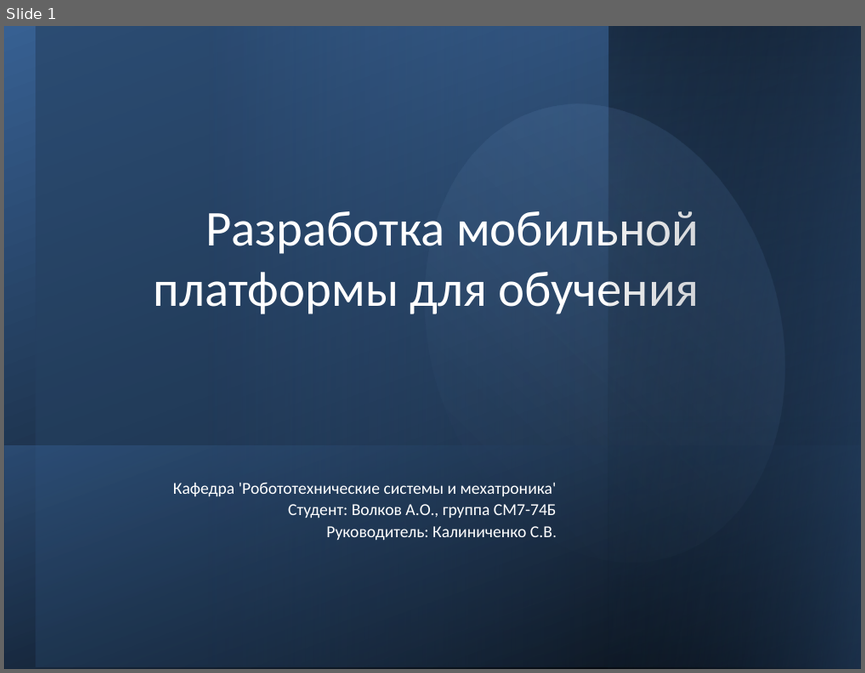
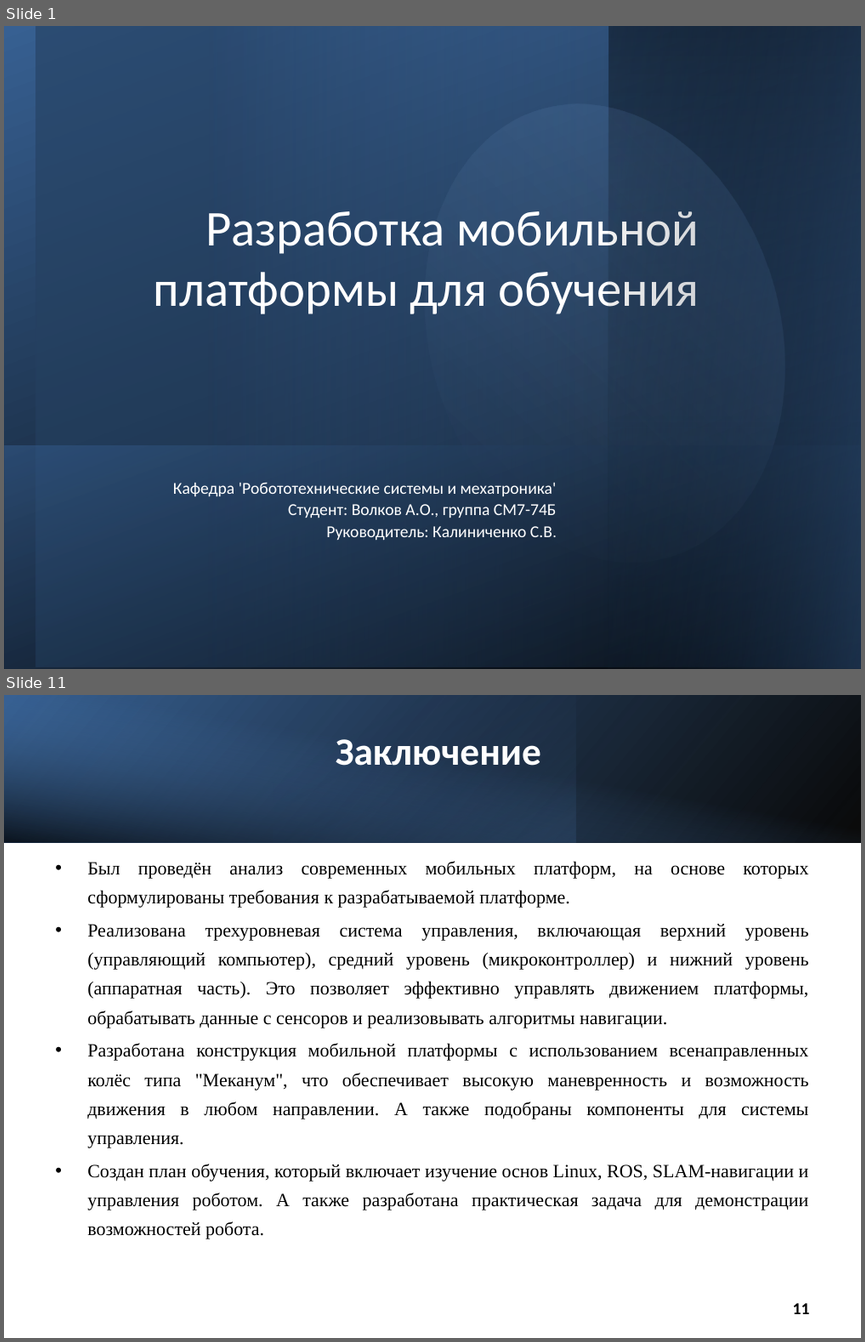
Before and after one commit to buigbvns/diplom, a slide deck: презентации/мобильная платформа.pptx. Shown one above the other, each under a label of ours: slide 1 before the commit, slides 1 and 11 after it; the slides between them are not shown. The pictures are 865x673 and 865x1342 pixels, drawn with LibreOffice and Linux fonts; fonts in the diff are those of the drawing. Boxes give left, top, right and bottom in pixels: in the first picture for what was removed or moved away, otherwise in the second. Text is boxed around its words. In the diff, an @@ line names an element or a change of style, - is before the commit and + after.

```diff
--- a/презентации/мобильная платформа.pptx
+++ b/презентации/мобильная платформа.pptx
@@ slide 11 added at <box>4,695,861,1338</box>, background #FFFFFF @@
@@ rectangle added at <box>4,695,861,842</box>, fill gradient #000000 to #376092 @@
@@ rectangle added at <box>4,695,861,842</box>, fill gradient #4F81BD to #000000 @@
@@ rectangle added at <box>273,695,575,842</box>, fill gradient #4F81BD to #254061 @@
@@ title added at <box>336,739,541,766</box>, 32.4 pt, text #FFFFFF, bold @@
+Заключение
@@ text added at <box>87,861,809,1239</box>, 15.7 pt, text #000000 @@
+• Был проведён анализ современных мобильных платформ, на основе которых сформулированы требования к разрабатываемой платформе.
+• Реализована трехуровневая система управления, включающая верхний уровень (управляющий компьютер), средний уровень (микроконтроллер) и нижний уровень (аппаратная часть). Это позволяет эффективно управлять движением платформы, обрабатывать данные с сенсоров и реализовывать алгоритмы навигации.
+• Разработана конструкция мобильной платформы с использованием всенаправленных колёс типа "Меканум", что обеспечивает высокую маневренность и возможность движения в любом направлении. А также подобраны компоненты для системы управления.
+• Создан план обучения, который включает изучение основ Linux, ROS, SLAM-навигации и управления роботом. А также разработана практическая задача для демонстрации возможностей робота.
@@ page number added at <box>793,1303,810,1314</box>, 14 pt, text #000000, bold @@
+11
```
Also in this commit, not shown: 10 slides changed, 1 slide removed, 3 other files.
